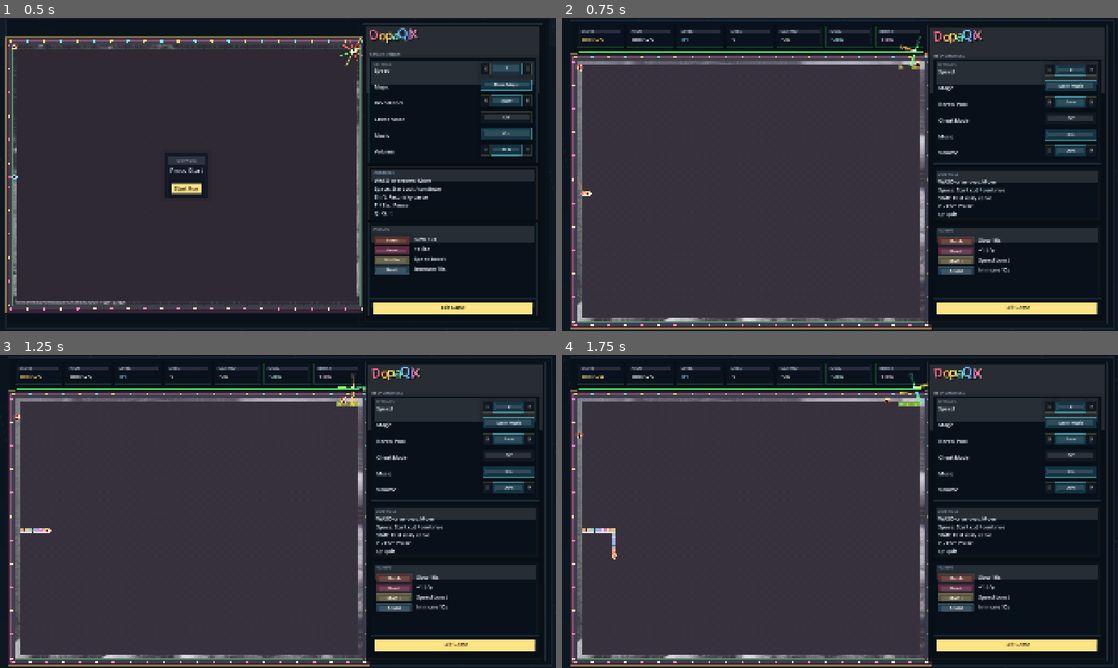
Above: before the commit, frames 1-4 (two rows, left to right).
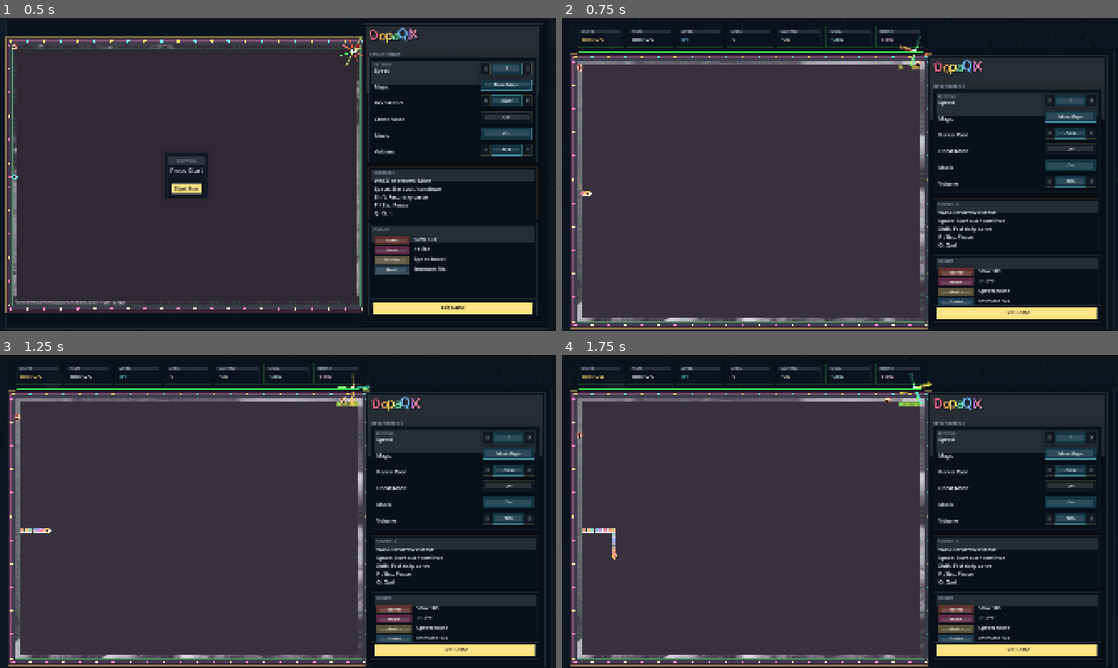
Above: after the commit, the same moments.

Repository: soolafsen/DopaQixNative2
Game: Godot game, scene res://main.tscn
Same seed, same stepped clock (60 frames per second), same inputs: the game is played once before the commit and once after it.
Inputs (mouse positions are in pixels of both pictures, inside the frame that each line leads up to):
- Up to frame 1 (0.5 s): no input
- Up to frame 2 (0.75 s): tap Enter at 0.5 s; move the mouse to (962, 158) at 0.52 s; hold D (move_right) from 0.53 s (still down); tap Space (accept) at 0.6 s; click (962, 158) at 0.67 s
- Up to frame 3 (1.25 s): keep holding D (move_right)
- Up to frame 4 (1.75 s): move the mouse to (728, 527) at 1.27 s; release D (move_right) at 1.28 s; hold S (move_down) from 1.28 s (still down); tap Shift (boost_cut) at 1.35 s

Frame 1 is identical in both runs. In frame 2, 15% of the frame differs, in the area x 65-99%, y 2-100%; in frame 3, 15%; in frame 4, 15%.

Commit message:
fix(gameplay): tighten sparks and cabinet seam

Diff:
--- a/scripts/game.gd
+++ b/scripts/game.gd
@@ -833,6 +833,7 @@
 func _update_sparks(delta: float) -> float:
 	var max_danger := 0.0
 	var distances := _build_spark_distance_map(_spark_targets())
+	var sim_delta: float = min(delta, 0.05)
 	for spark in sparks:
 		var spark_effect := str(spark.get("effect_kind", ""))
 		var speed := SPARK_SPEED * _player_speed_scale() * _enemy_speed_scale()
@@ -840,7 +841,7 @@
 			speed *= 1.75
 		elif spark_effect == "bomb":
 			speed *= 0.5
-		spark["progress"] += delta * speed
+		spark["progress"] += sim_delta * speed
 		while spark["progress"] >= 1.0:
 			spark["progress"] -= 1.0
 			var next = _choose_spark_step(spark, distances)
@@ -854,9 +855,15 @@
 				spark["history"].pop_back()
 
 			if player["drawing"] and grid[spark["row"]][spark["col"]] == TILE_TRAIL:
+				var hit_pos := _cell_center(spark["col"], spark["row"])
+				_spawn_particles(hit_pos, Color("ffd7a3"), 18, 180.0, 0.4, 3.0)
+				_float_text(hit_pos, "SPARK", Color("fff0c4"))
 				_lose_life("A spark burned your line.")
 				return 1.0
 			if spark["col"] == player["col"] and spark["row"] == player["row"]:
+				var tag_pos := _cell_center(spark["col"], spark["row"])
+				_spawn_particles(tag_pos, Color("ffd7a3"), 18, 180.0, 0.4, 3.0)
+				_float_text(tag_pos, "SPARK", Color("fff0c4"))
 				_lose_life("A spark tagged you.")
 				return 1.0
 
@@ -1759,9 +1766,10 @@
 
 func _options_panel_rect() -> Rect2:
 	var board := _board_rect()
-	var top: float = 20.0 if state_name == "title" else 24.0
+	var top: float = 20.0 if state_name == "title" else board.position.y - 18.0
 	var x: float = board.end.x + SIDEBAR_GAP
-	return Rect2(Vector2(x, top), Vector2(SIDEBAR_WIDTH, size.y - top - 24.0))
+	var height: float = size.y - top - 24.0 if state_name == "title" else board.size.y + 44.0
+	return Rect2(Vector2(x, top), Vector2(SIDEBAR_WIDTH, height))
 
 
 func _options_settings_rect() -> Rect2:
@@ -2071,6 +2079,15 @@
 	draw_rect(Rect2(Vector2(board.end.x - 8.0, shell.position.y + 10.0), Vector2(panel.position.x - board.end.x + 16.0, shell.size.y - 20.0)), _with_alpha(Color("0c141d"), 0.98), true)
 	draw_rect(shell, _with_alpha(Color("233342"), 0.52), false, 3.0)
 	draw_rect(shell.grow(-10.0), _with_alpha(Color("0f1822"), 0.42), false, 1.0)
+	if state_name != "title":
+		var frame_top: float = board.position.y - 24.0
+		var frame_bottom: float = board.end.y + 24.0
+		var bridge_x: float = board.end.x - 2.0
+		var bridge_w: float = panel.position.x - bridge_x + 2.0
+		draw_rect(Rect2(Vector2(bridge_x, frame_top), Vector2(bridge_w, 5.0)), _with_alpha(Color("ffe476"), 0.42), true)
+		draw_rect(Rect2(Vector2(bridge_x, frame_bottom - 5.0), Vector2(bridge_w, 5.0)), _with_alpha(Color("ffe476"), 0.42), true)
+		draw_rect(Rect2(Vector2(bridge_x + 8.0, frame_top + 9.0), Vector2(maxf(0.0, bridge_w - 16.0), 3.0)), _with_alpha(Color("ff7cb8"), 0.3), true)
+		draw_rect(Rect2(Vector2(bridge_x + 8.0, frame_bottom - 12.0), Vector2(maxf(0.0, bridge_w - 16.0), 3.0)), _with_alpha(Color("ff7cb8"), 0.3), true)
 
 
 func _draw_player() -> void:
